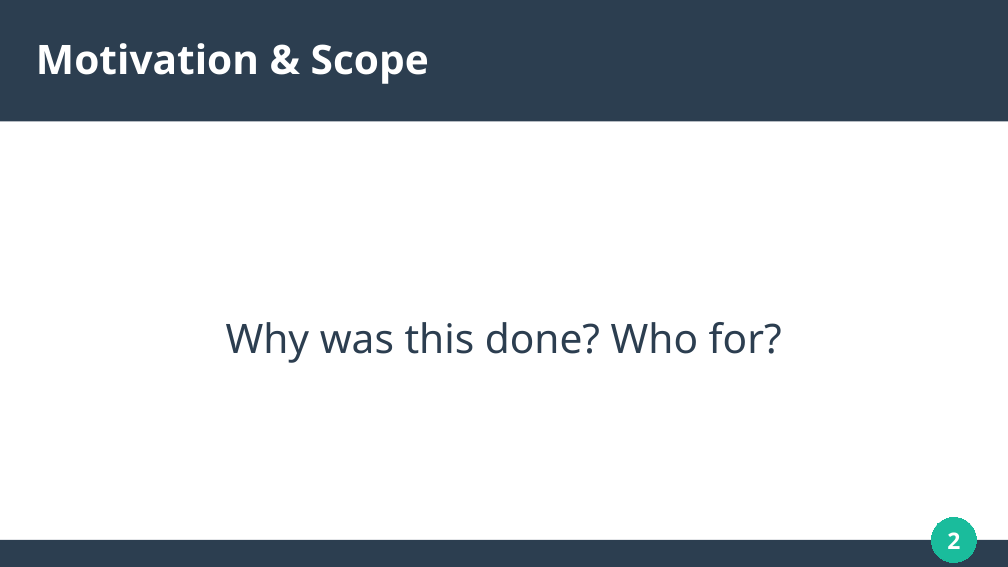
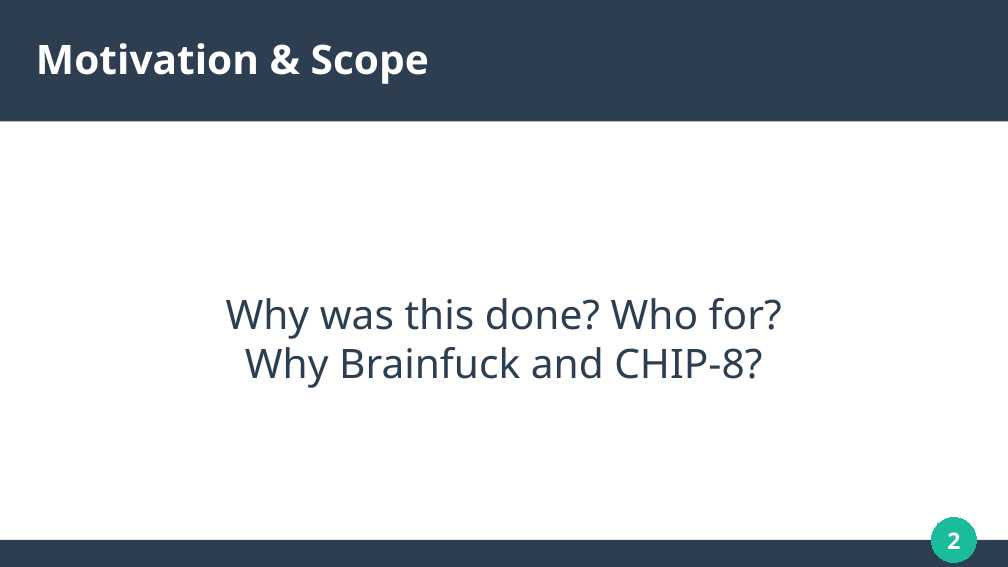
Before and after one commit to solomonarul/bachelors, a slide deck: slide 2 of presentation.odp. Drawn at 1008x567 pixels with LibreOffice and Linux fonts; fonts in the diff are those of the drawing. Boxes give left, top, right and bottom in pixels: in the first picture for what was removed or moved away, otherwise in the second. Text is boxed around its words. In the diff, an @@ line names an element or a change of style, - is before the commit and + after.

```diff
--- a/presentation.odp
+++ b/presentation.odp
@@ subtitle at [226,298,782,388]: text changed @@
-Why was this done? Who for?
+Why was this done? Who for?
+Why Brainfuck and CHIP-8?
```
Also in this commit, not shown: 17 other slides changed, 2 slides added, 3 slides removed, 1 other file.
